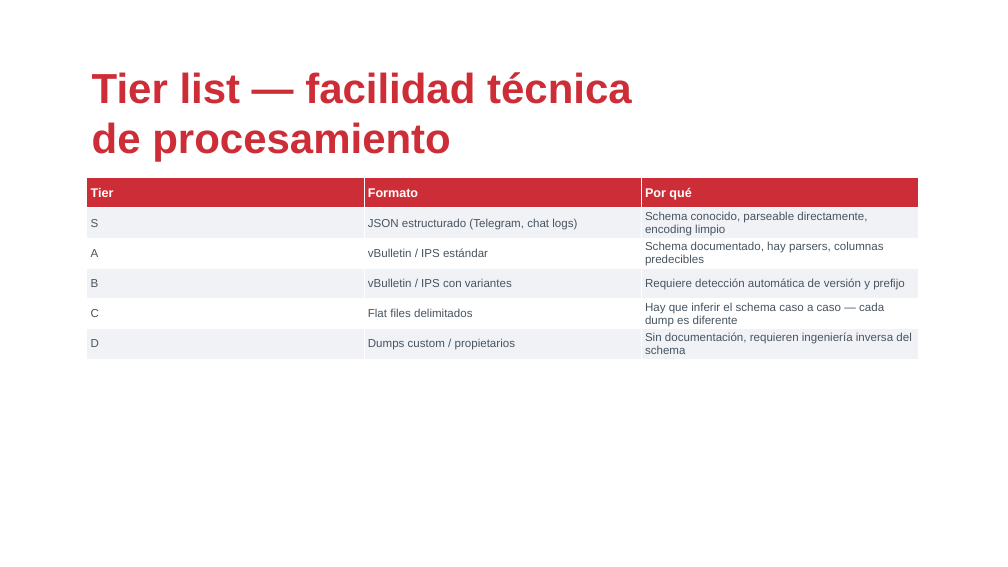
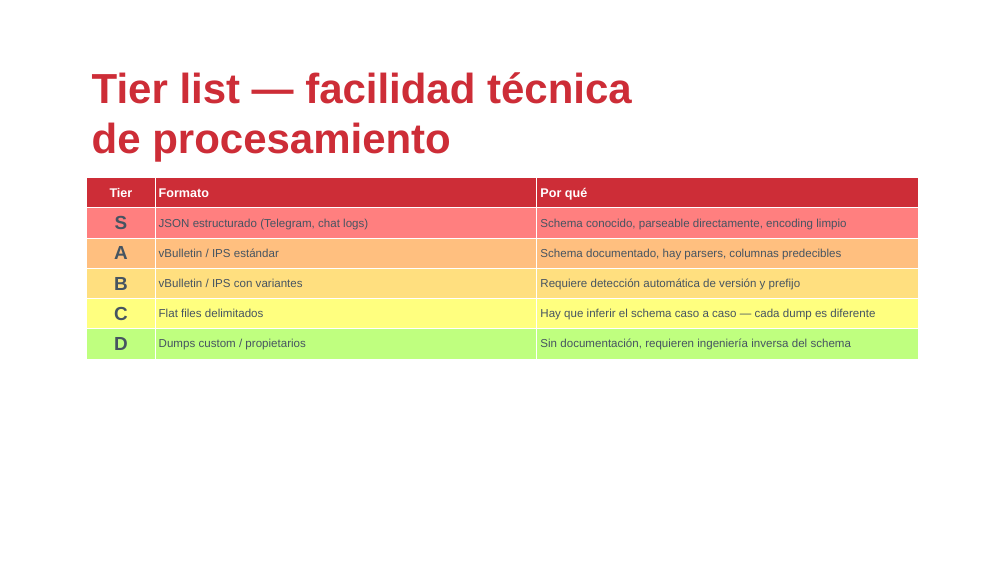
Before and after one commit to drj3ky11/FearOfTheDark, a slide deck: slide 8 of bloque0_ecosistema/csbc26_b0_ecosistema.pptx. Drawn at 1008x567 pixels with LibreOffice and Linux fonts; fonts in the diff are those of the drawing; background and template pictures are left out. Boxes give left, top, right and bottom in pixels: in the first picture for what was removed or moved away, otherwise in the second. Text is boxed around its words. In the diff, an @@ line names an element or a change of style, - is before the commit and + after.

Commit message:
feat: add tier-list styling with standard S-F color coding
Add tierlist_slide() to _shared/theme.py, colored red-to-green by tier
letter like common tier-list makers, and use it for the two tier tables
in bloque0_ecosistema.

```diff
--- a/bloque0_ecosistema/csbc26_b0_ecosistema.pptx
+++ b/bloque0_ecosistema/csbc26_b0_ecosistema.pptx
@@ table at (x1=87, y1=178, x2=919, y2=359) @@
@@ fill #F1F2F6 to #FF7F7F in row 2 @@
@@ fill #FFFFFF to #FFBF7F in row 3 @@
@@ fill #F1F2F6 to #FFDF7F in row 4 @@
@@ fill #FFFFFF to #FFFF7F in row 5 @@
@@ fill #F1F2F6 to #BFFF7F in row 6 @@
@@ size 11 to 18 pt, bold on in "S", "A", "B", "C" and 1 more places @@
@@ alignment left to centre @@
```
Also in this commit, not shown: 1 other slide changed, 1 other file.
